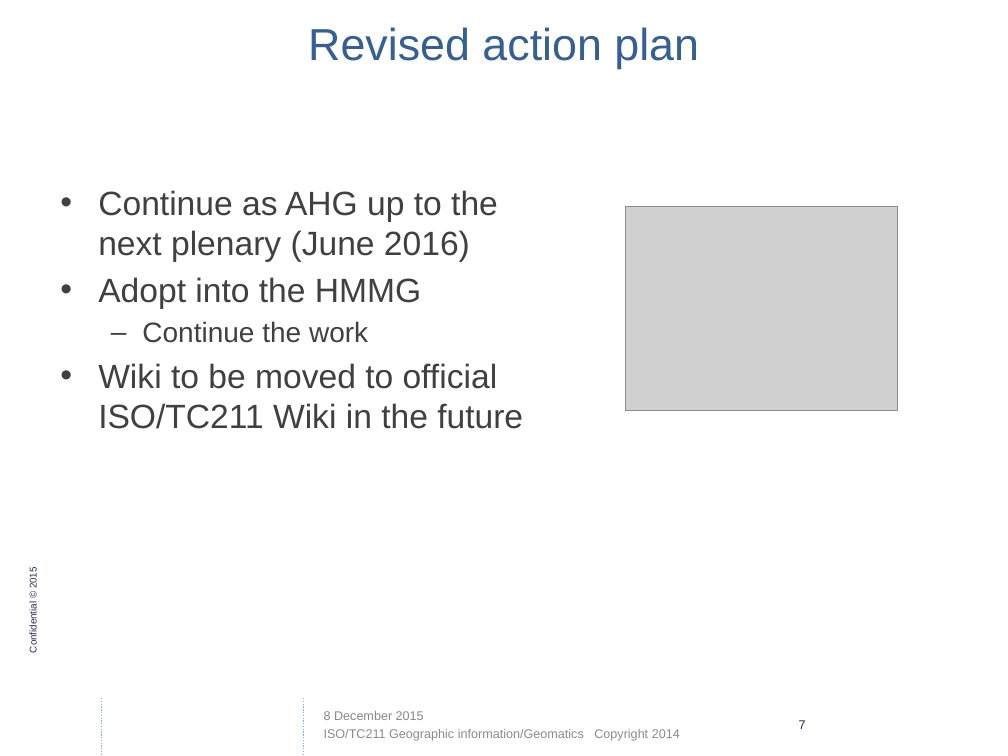
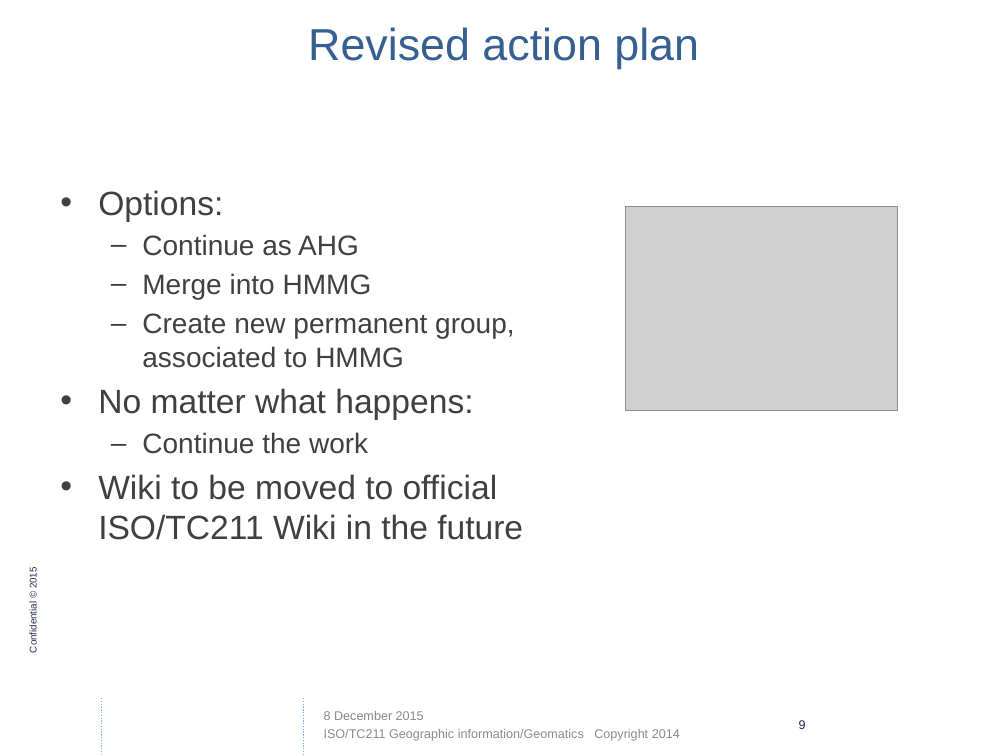
Before and after one commit to ISO-TC211/UML-Best-Practices, a slide deck: slide 9 of Presentations/2015-12-Sydney/AHG UML BP Sydney Meeting.pptx (slide 7 before the commit). Drawn at 1008x756 pixels with LibreOffice and Linux fonts; fonts in the diff are those of the drawing; grey boxes stand for pictures; background and template pictures are left out. Boxes give left, top, right and bottom in pixels: in the first picture for what was removed or moved away, otherwise in the second. Text is boxed around its words. In the diff, an @@ line names an element or a change of style, - is before the commit and + after.

```diff
--- a/Presentations/2015-12-Sydney/AHG UML BP Sydney Meeting.pptx
+++ b/Presentations/2015-12-Sydney/AHG UML BP Sydney Meeting.pptx
@@ text at (98, 190, 514, 420): text changed; size 24 to 20 pt @@
-• Continue as AHG up to the next plenary (June 2016)
-• Adopt into the HMMG
+• Options:
+  – Continue as AHG
+  – Merge into HMMG
+  – Create new permanent group, associated to HMMG
+• No matter what happens:
@@ page number at (799, 720, 806, 729): text changed @@
-7
+9
```
Also in this commit, not shown: 1 other slide changed, 2 slides added, 2 other files.
